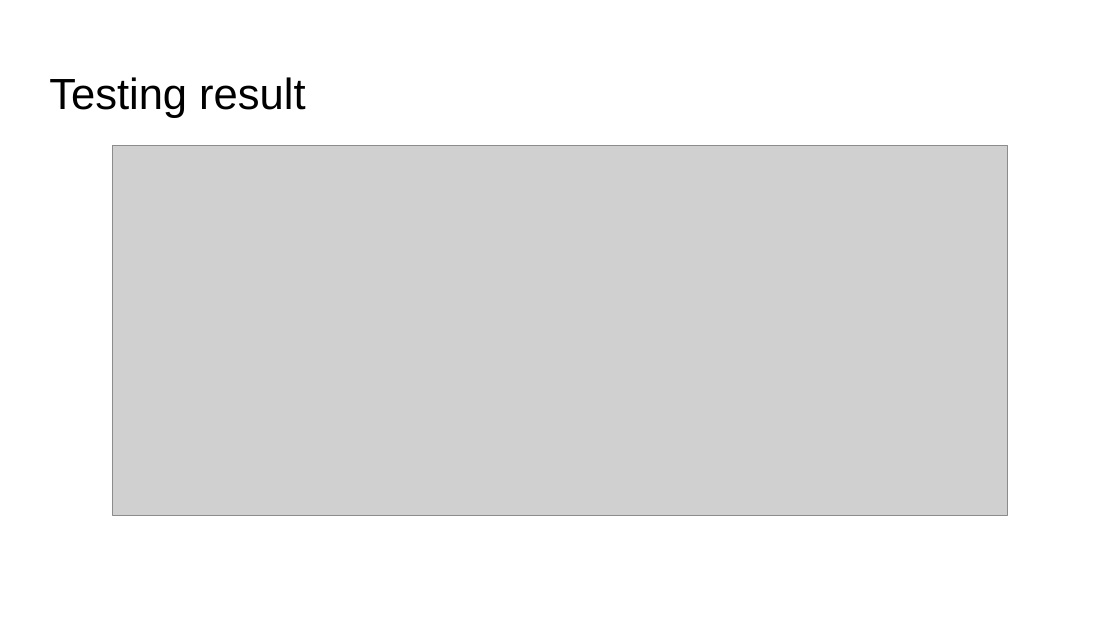
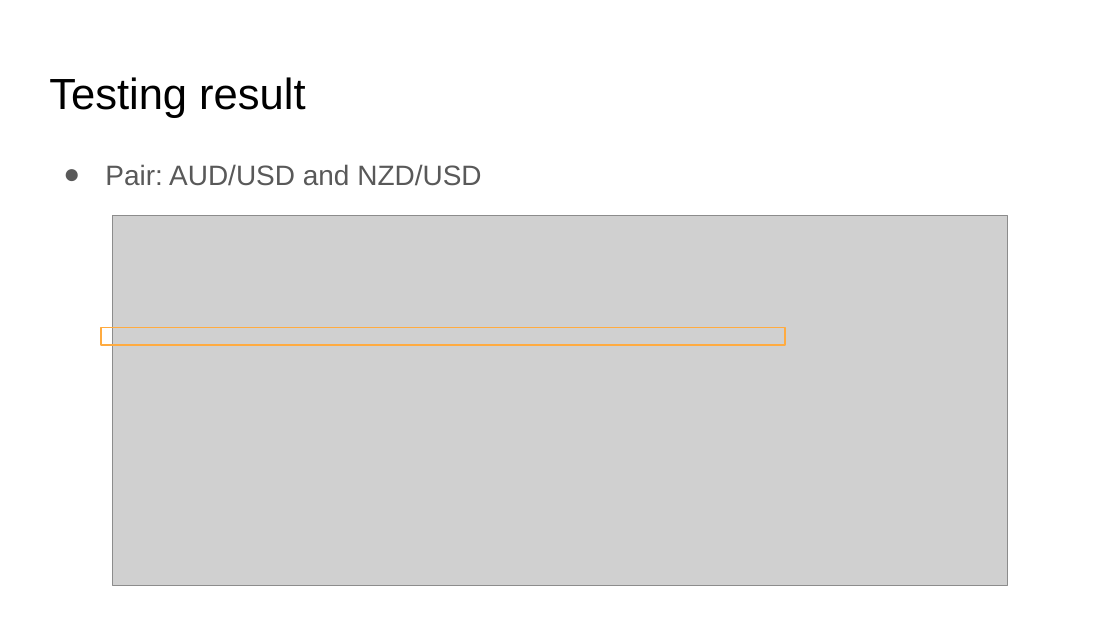
Before and after one commit to thtang/Pair-trading, a slide deck: slide 7 of Pair trading for Currencies.pptx (slide 6 before the commit). Drawn at 1120x630 pixels with LibreOffice and Linux fonts; fonts in the diff are those of the drawing; grey boxes stand for pictures. Boxes give left, top, right and bottom in pixels: in the first picture for what was removed or moved away, otherwise in the second. Text is boxed around its words. In the diff, an @@ line names an element or a change of style, - is before the commit and + after.

```diff
--- a/Pair trading for Currencies.pptx
+++ b/Pair trading for Currencies.pptx
@@ text added at bbox=[105, 164, 481, 186], 18 pt, text #595959 @@
+● Pair: AUD/USD and NZD/USD
@@ picture: place and size @@
-picture at bbox=[113, 146, 1007, 516]
+picture at bbox=[113, 216, 1007, 587]
@@ rectangle added at bbox=[101, 328, 785, 346], outline #FFAB40 1 pt @@
```
Also in this commit, not shown: 14 other slides changed, 5 slides added, 20 other files.
